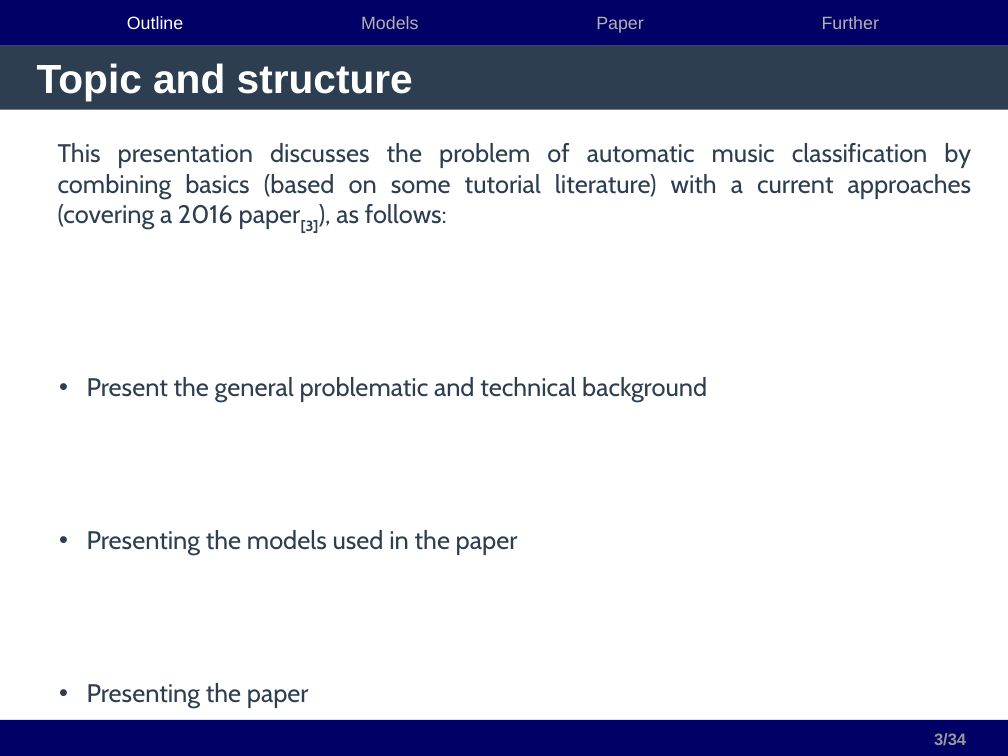
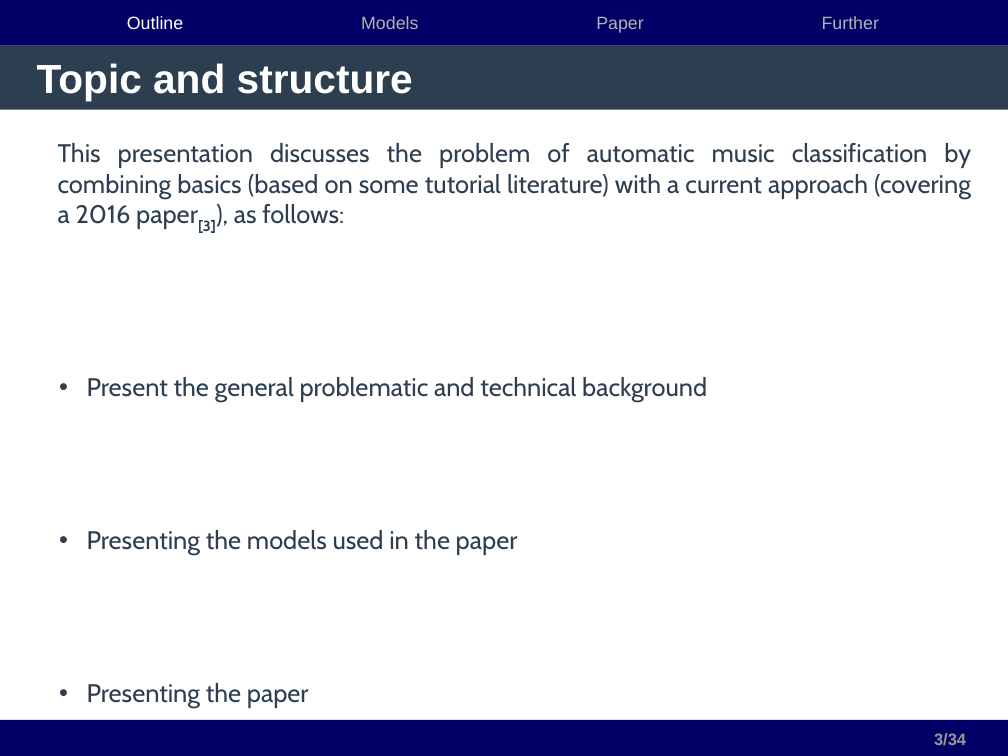
Before and after one commit to BeefMILF/machinelearning-university, a slide deck: slide 3 of seminar-winter2016/PAMI-slides-andres-fr.odp. Drawn at 1008x756 pixels with LibreOffice and Linux fonts; fonts in the diff are those of the drawing. Boxes give left, top, right and bottom in pixels: in the first picture for what was removed or moved away, otherwise in the second. Text is boxed around its words. In the diff, an @@ line names an element or a change of style, - is before the commit and + after.

```diff
--- a/seminar-winter2016/PAMI-slides-andres-fr.odp
+++ b/seminar-winter2016/PAMI-slides-andres-fr.odp
@@ subtitle at (x1=58, y1=143, x2=971, y2=233): text changed @@
-This presentation discusses the problem of automatic music classification by combining basics (based on some tutorial literature) with a current approaches (covering a 2016 paper[3]), as follows:
+This presentation discusses the problem of automatic music classification by combining basics (based on some tutorial literature) with a current approach (covering a 2016 paper[3]), as follows:
```
Also in this commit, not shown: 1 other file.
